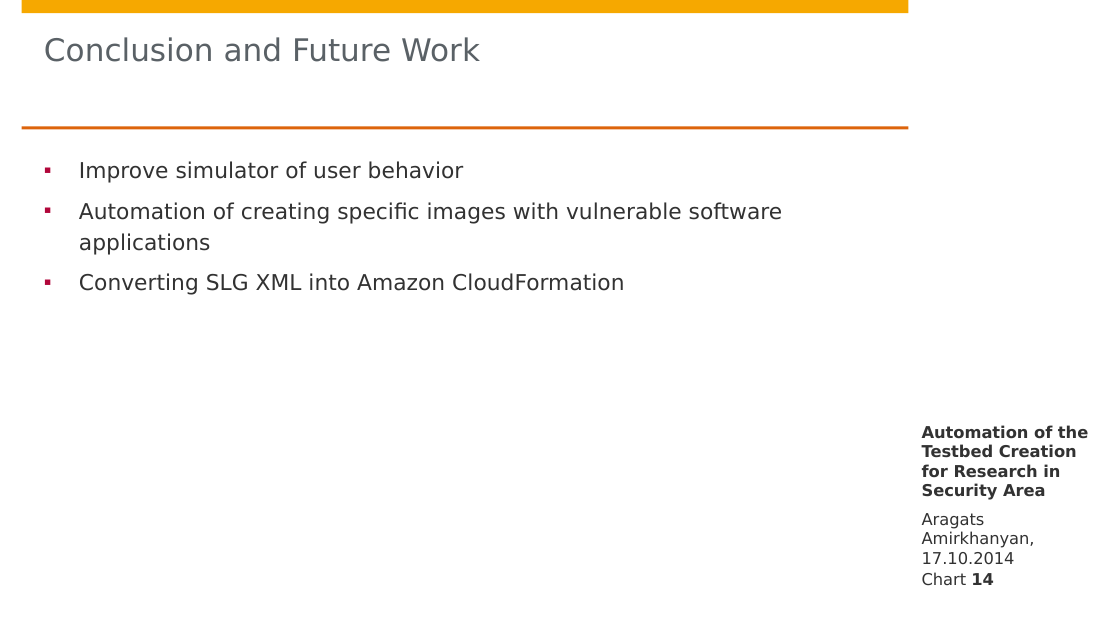
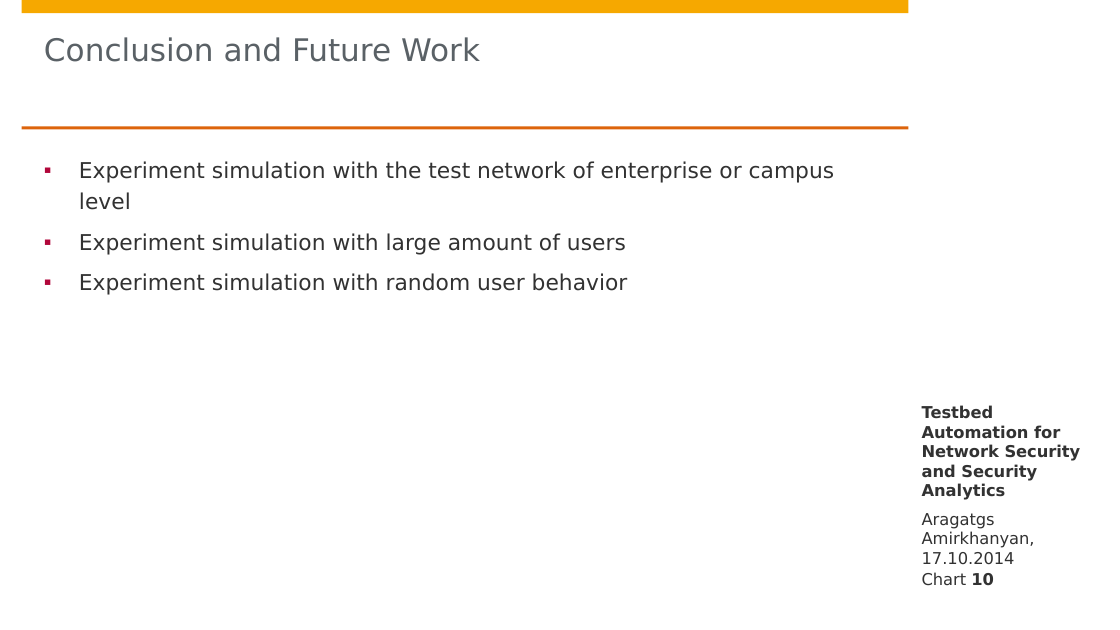
Before and after one commit to aragats/HPI, a slide deck: slide 10 of Research School/Retreat/Fall 2014/retreat draft 4/Aragats_Amirkhanyan_Fall_Retreat_2014.pptx (slide 14 before the commit). Drawn at 1120x630 pixels with LibreOffice and Linux fonts; fonts in the diff are those of the drawing; background and template pictures are left out. Boxes give left, top, right and bottom in pixels: in the first picture for what was removed or moved away, otherwise in the second. Text is boxed around its words. In the diff, an @@ line names an element or a change of style, - is before the commit and + after.

```diff
--- a/Research School/Retreat/Fall 2014/retreat draft 4/Aragats_Amirkhanyan_Fall_Retreat_2014.pptx
+++ b/Research School/Retreat/Fall 2014/retreat draft 4/Aragats_Amirkhanyan_Fall_Retreat_2014.pptx
@@ text at [79, 161, 835, 295]: text changed @@
-▪ Improve simulator of user behavior
-▪ Automation of creating specific images with vulnerable software applications
-▪ Converting SLG XML into Amazon CloudFormation
+▪ Experiment simulation with the test network of enterprise or campus level
+▪ Experiment simulation with large amount of users
+▪ Experiment simulation with random user behavior
@@ text at [922, 405, 1081, 500]: text changed @@
-Automation of the Testbed Creation for Research in Security Area
+Testbed Automation for Network Security and Security Analytics
@@ text at [922, 513, 1035, 565]: text changed @@
-Aragats Amirkhanyan, 17.10.2014
+Aragatgs Amirkhanyan, 17.10.2014
@@ page number at [922, 572, 994, 586]: text changed @@
-Chart 14
+Chart 10
```
Also in this commit, not shown: 13 other slides changed, 4 slides removed, 3 other files.
